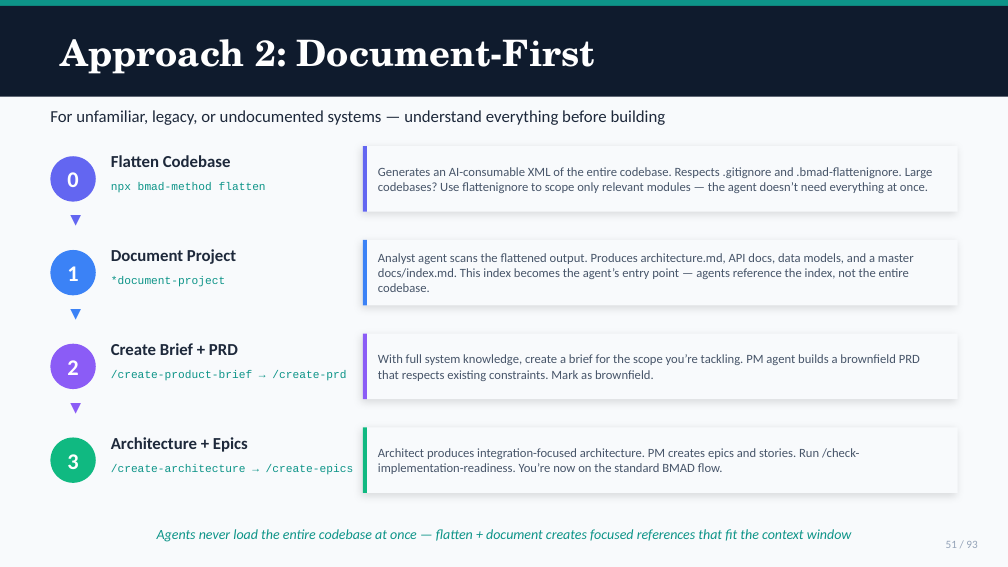
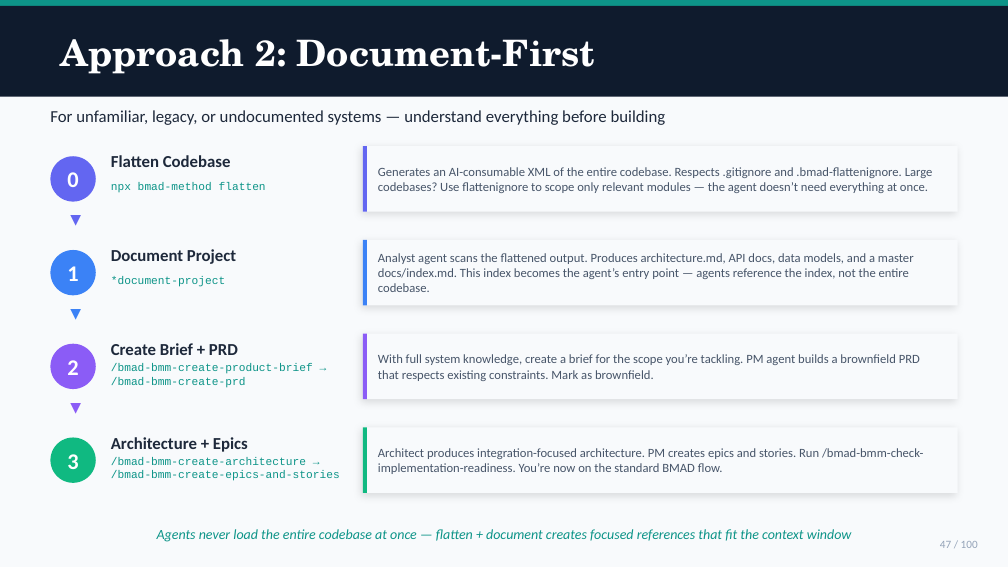
Before and after one commit to mayafit/AI_Agents, a slide deck: slide 47 of _bmad-output/methodology/BMAD_AI_Development_Training.pptx (slide 51 before the commit). Drawn at 1008x567 pixels with LibreOffice and Linux fonts; fonts in the diff are those of the drawing. Boxes give left, top, right and bottom in pixels: in the first picture for what was removed or moved away, otherwise in the second. Text is boxed around its words. In the diff, an @@ line names an element or a change of style, - is before the commit and + after.

```diff
--- a/_bmad-output/methodology/BMAD_AI_Development_Training.pptx
+++ b/_bmad-output/methodology/BMAD_AI_Development_Training.pptx
@@ text at bbox=[111, 363, 313, 388]: text changed @@
-/create-product-brief → /create-prd
+/bmad-bmm-create-product-brief → /bmad-bmm-create-prd
@@ text at bbox=[378, 448, 923, 474]: text changed @@
-Architect produces integration-focused architecture. PM creates epics and stories. Run /check-implementation-readiness. You’re now on the standard BMAD flow.
+Architect produces integration-focused architecture. PM creates epics and stories. Run /bmad-bmm-check-implementation-readiness. You’re now on the standard BMAD flow.
@@ text at bbox=[111, 457, 340, 481]: text changed @@
-/create-architecture → /create-epics
+/bmad-bmm-create-architecture → /bmad-bmm-create-epics-and-stories
@@ text at bbox=[940, 541, 978, 548]: text changed @@
-51 / 93
+47 / 100
```
Also in this commit, not shown: 72 other slides changed, 25 slides added, 18 slides removed, 5 other files.
